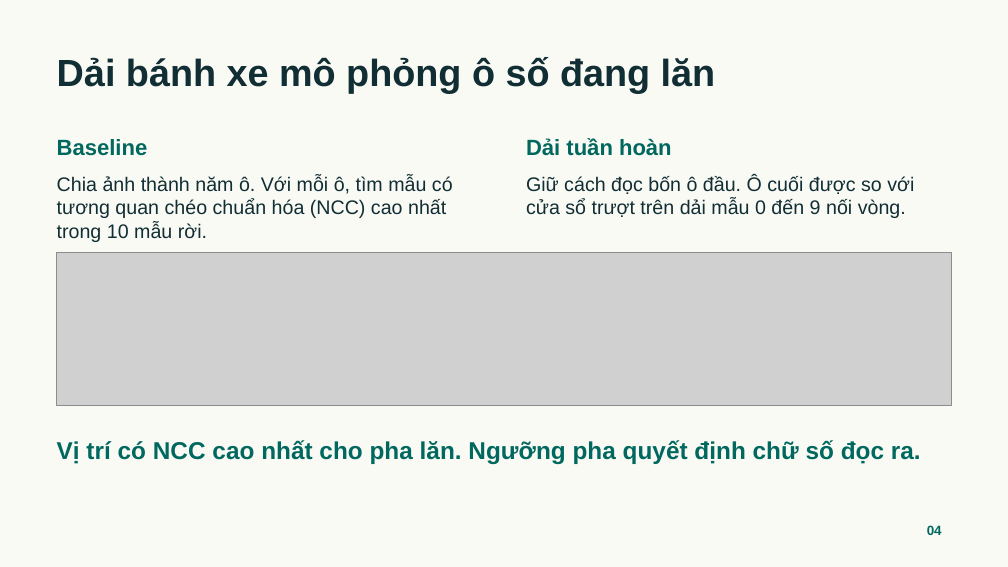
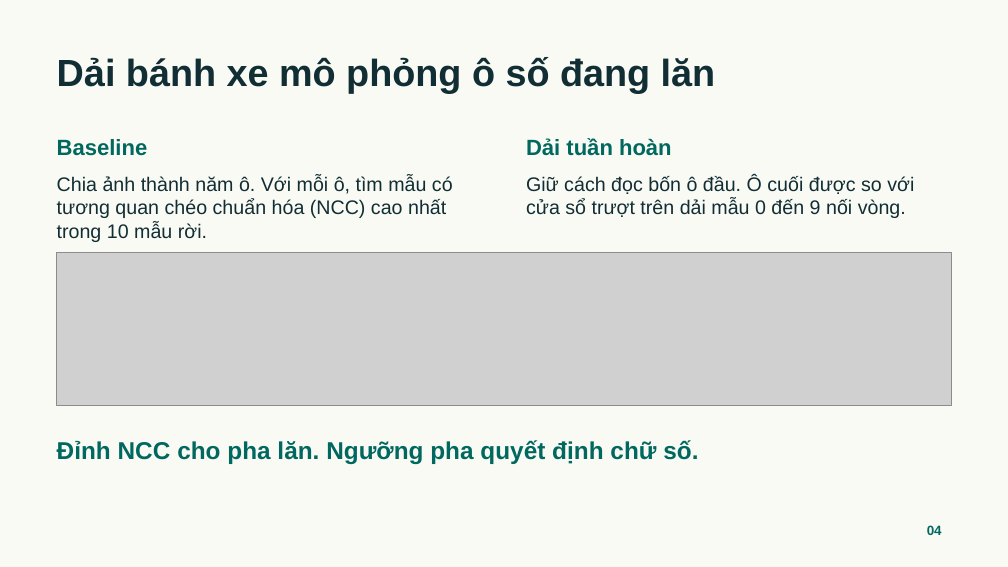
Before and after one commit to qivarnq3g/cv-water-meter-reading, a slide deck: slide 4 of report/Doc-chi-so-dong-ho-nuoc-Suon-thuyet-trinh.pptx. Drawn at 1008x567 pixels with LibreOffice and Linux fonts; fonts in the diff are those of the drawing; grey boxes stand for pictures. Boxes give left, top, right and bottom in pixels: in the first picture for what was removed or moved away, otherwise in the second. Text is boxed around its words. In the diff, an @@ line names an element or a change of style, - is before the commit and + after.

Commit message:
Fix slide text overflow after Keynote render review

```diff
--- a/report/Doc-chi-so-dong-ho-nuoc-Suon-thuyet-trinh.pptx
+++ b/report/Doc-chi-so-dong-ho-nuoc-Suon-thuyet-trinh.pptx
@@ text at (57,440,698,464): text changed @@
-Vị trí có NCC cao nhất cho pha lăn. Ngưỡng pha quyết định chữ số đọc ra.
+Đỉnh NCC cho pha lăn. Ngưỡng pha quyết định chữ số.
```
Also in this commit, not shown: 3 other slides changed.
